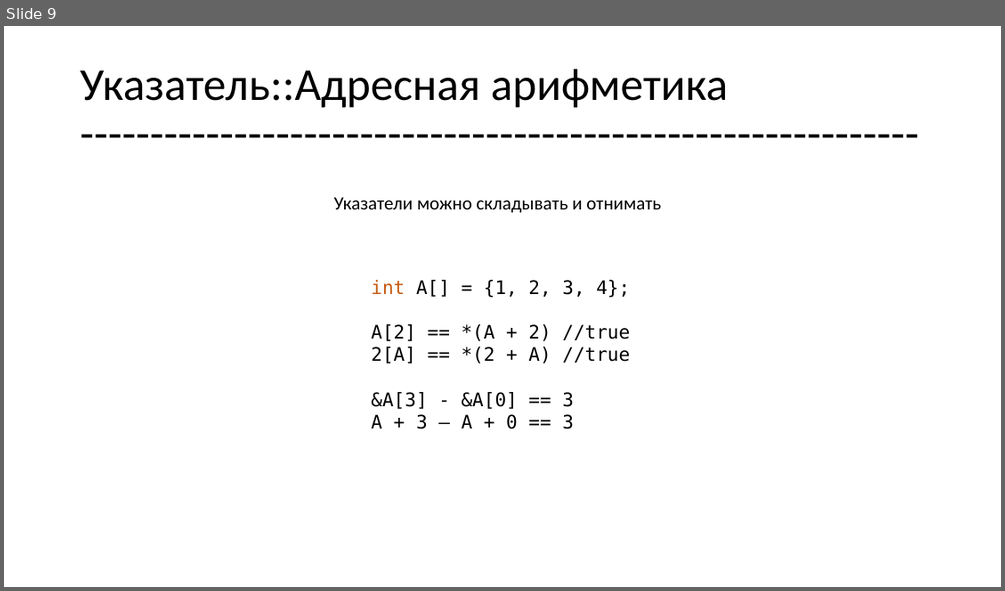
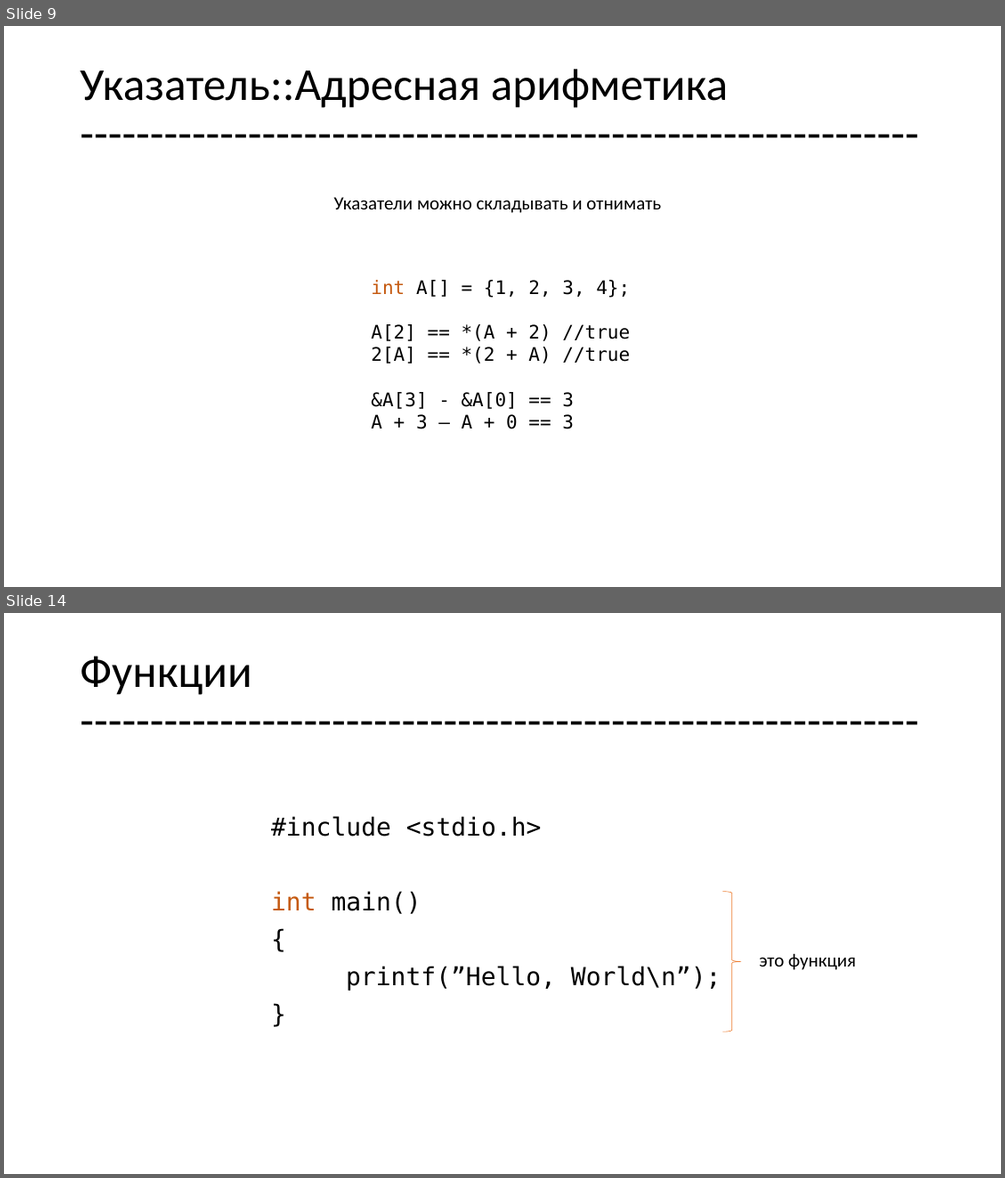
Before and after one commit to geeknik96/CLec, a slide deck: lec3/lec3.pptx. Shown one above the other, each under a label of ours: slide 9 before the commit, slides 9 and 14 after it; the slides between them are not shown. The pictures are 1005x591 and 1005x1178 pixels, drawn with LibreOffice and Linux fonts; fonts in the diff are those of the drawing. Boxes give left, top, right and bottom in pixels: in the first picture for what was removed or moved away, otherwise in the second. Text is boxed around its words. In the diff, an @@ line names an element or a change of style, - is before the commit and + after.

```diff
--- a/lec3/lec3.pptx
+++ b/lec3/lec3.pptx
@@ slide 14 added at [4, 613, 1001, 1174], background #FFFFFF @@
@@ title added at [80, 656, 251, 695], 44 pt, text #000000 @@
+Функции
+------------------------------------------------------------
@@ text added at [271, 816, 721, 990], 24 pt, text #000000 @@
+#include <stdio.h>
+int main()
+{
+printf(”Hello, World\n”);
+}
@@ left brace added at [722, 892, 741, 1032], outline #ED7D31 0.5 pt @@
@@ text added at [759, 953, 856, 970], 18 pt, text #000000 @@
+это функция
```
Also in this commit, not shown: 1 slide changed, 15 other slides added, 22 other files.
